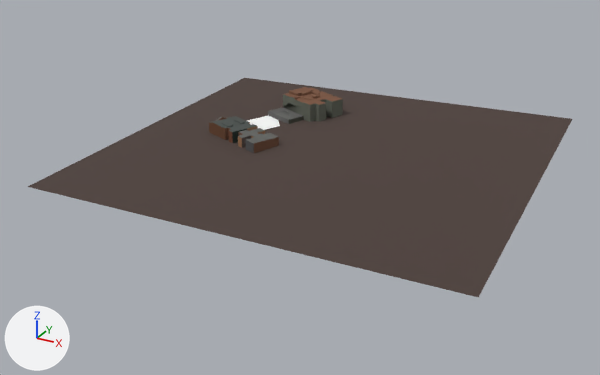
Two versions of the glTF model public/twins/chatt/models/600-georgia-avenue.glb, one commit apart.
Both versions are drawn from a 50 mm lens placed at (244.0, -482.0, 216.0), pointed at (-9.0, -22.0, -14.0). Lighting does not change. The marker at lower left points along +X, +Y and +Z. The picture after the commit comes second. Where no turn or scale is listed for an object, it has been applied to the vertices. Vertices at exactly the same position are counted once.
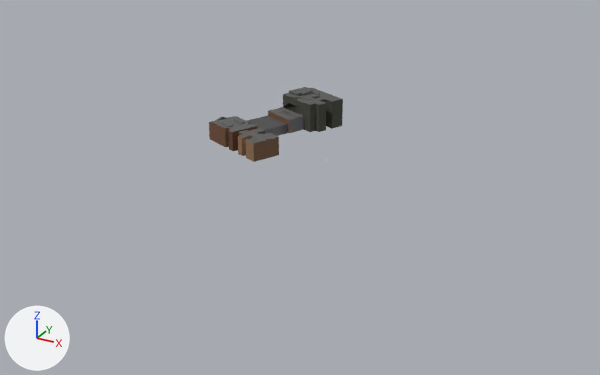
Where the newer file only moved an object's origin or applied its transform, the numbers keep the older frame.

Pixel boxes (x1, y1, x2, y2) of what changed, in the pictures (600 x 375 px):
'Mesh_0', reshaped (75% narrower, 65% shorter): before (28, 78, 572, 297); after (209, 87, 343, 162)
part 1 of me_mesh_0, deleted (brown): before (28, 78, 572, 297)
part 2 of me_mesh_0, surface changed: before (209, 87, 343, 153); after (209, 87, 343, 162)

The change in detail:
me_mesh_0 is used by ob_mesh_0; location (-4.1, -3.2, 11.8).
Verts and faces of me_mesh_0; kept vertices keep their numbers, new ones are numbered from 442.
Before the commit, vertices of me_mesh_0: 88 (155.0, -127.0, -9.0) at pixel (478, 297), 89 (143.0, 132.0, 3.0) at pixel (572, 118), 90 (-143.0, -133.0, -11.0) at pixel (27, 186), 91 (-144.0, 131.0, -5.0) at pixel (244, 77).
me_mesh_0 had 442 vertices, 823 faces and spanned x -144.0..155.0, y -133.0..132.0, z -12.0..12.0.
me_mesh_0 now has 497 vertices, 933 faces and spans x -92.0..5.0, y -23.0..89.0, z -12.0..12.0.
Part 1, on me_mesh_0:
Vertices deleted: 88 to 91 (with the faces that use them).
me_mesh_0 part 2: 614 kept faces spanning x -92.0..-18.0, y -23.0..89.0, z -12.0..12.0 get new texture (UV) coordinates.
Other edits to the shape of me_mesh_0 do not show in these pictures.
